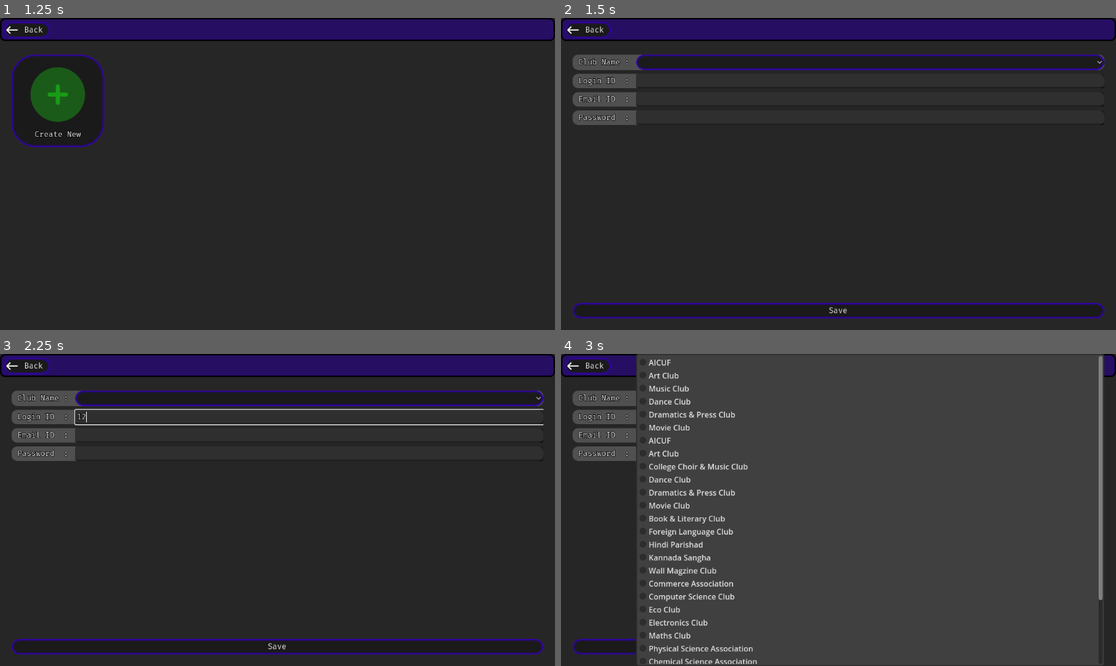
Above: before the commit, frames 1-4 (two rows, left to right).
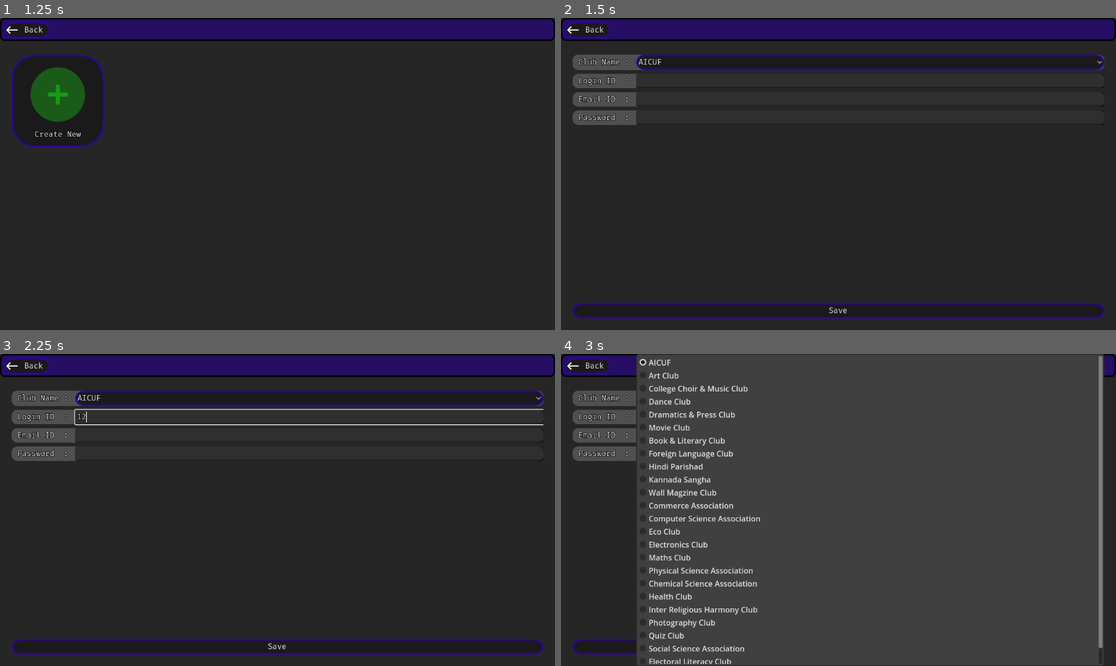
Above: after the commit, the same moments.

Repository: master172/admindashboard
Game: Godot game, scene res://src/Main/Main.tscn
Two runs of this game, one before a commit and one after it. Both use one fixed random seed, a clock stepped at 60 frames per second and the inputs below.
Inputs (mouse positions are in pixels of both pictures, inside the frame that each line leads up to):
- Up to frame 1 (1.25 s): click (55, 102) at 0.5 s
- Up to frame 2 (1.5 s): click (616, 102) at 1.25 s
- Up to frame 3 (2.25 s): click (310, 416) at 2.02 s; type "12" at 2.1 s
- Up to frame 4 (3 s): click (871, 435) at 2.25 s; type "12" at 2.33 s; click (871, 453) at 2.48 s; type "12" at 2.57 s; click (871, 397) at 2.75 s

Frame 1 is identical in both runs. In frame 2, less than 0.1% of the frame differs, in the area x 14-19%, y 13-15%; in frame 3, less than 0.1%; in frame 4, 3.3%, in the area x 14-98%, y 1-100%.

Commit message:
change hosts internal recognization

Diff:
--- a/Resources/club_names.json
+++ b/Resources/club_names.json
@@ -11,7 +11,7 @@
 	"Kannada Sangha": 9,
 	"Wall Magzine Club": 10,
 	"Commerce Association": 11,
-	"Computer Science Club": 12,
+	"Computer Science Association": 12,
 	"Eco Club": 13,
 	"Electronics Club": 14,
 	"Maths Club": 15,
@@ -22,5 +22,6 @@
 	"Photography Club": 20,
 	"Quiz Club": 21,
 	"Social Science Association": 22,
-	"Electoral Literacy Club": 23
+	"Electoral Literacy Club": 23,
+	"Exclusives":24
 }
--- a/src/Main/create_host.gd
+++ b/src/Main/create_host.gd
@@ -23,20 +23,25 @@
 }
 
 var data:Dictionary = {
+	"user_uid":"",
 	"club_name":"",
 	"login_id":"",
 	"email_id":"",
 	"password":"",
 }
 
+var selected_host:String = ""
+
 func _ready() -> void:
-	if Utils.selected_host.is_empty() == false:
-		var selected_club = Utils.selected_host.get_front()
-		get_host(selected_club)
-
 	var club_names = json_loader.load_json_as_dict(CLUB_FILE)
 	for i in club_names.keys():
 		club_name.add_item(i)
+
+	if Utils.selected_host.is_empty() == false:
+		selected_host = Utils.selected_host.get_front()
+		get_host(selected_host)
+
+
 
 func _on_back_pressed() -> void:
 	var HostsManager:PackedScene = load("res://src/Main/manage_hosts.tscn")
@@ -77,6 +82,7 @@
 	for i:Node in fields:
 		data[field_map[i]] = i.text if Utils.has_property(i,"text") else i.get_item_text(i.selected)
 
+	data["user_uid"] = selected_host if selected_host != "" else ""
 	create_host(data)
 
 
--- a/src/Main/create_host.tscn
+++ b/src/Main/create_host.tscn
@@ -88,19 +88,6 @@
 [node name="club_name" type="OptionButton" parent="VBoxContainer/MarginContainer/ScrollContainer/FormContainer/club_name/MarginContainer/HBoxContainer"]
 layout_mode = 2
 size_flags_horizontal = 3
-item_count = 6
-popup/item_0/text = "AICUF"
-popup/item_0/id = 0
-popup/item_1/text = "Art Club"
-popup/item_1/id = 1
-popup/item_2/text = "Music Club"
-popup/item_2/id = 2
-popup/item_3/text = "Dance Club"
-popup/item_3/id = 3
-popup/item_4/text = "Dramatics & Press Club"
-popup/item_4/id = 4
-popup/item_5/text = "Movie Club"
-popup/item_5/id = 5
 
 [node name="LoginId" type="PanelContainer" parent="VBoxContainer/MarginContainer/ScrollContainer/FormContainer"]
 layout_mode = 2
--- a/src/Main/manage_hosts.gd
+++ b/src/Main/manage_hosts.gd
@@ -4,7 +4,7 @@
 
 @onready var items: FlowContainer = $VBoxContainer/MarginContainer/ScrollContainer/Items
 
-var hosts:Array = []
+var hosts:Dictionary = {}
 
 func _ready() -> void:
 	get_all_hosts()
@@ -20,18 +20,18 @@
 
 func _on_hosts_completed(result: int, response_code: int, headers: PackedStringArray, body: PackedByteArray) -> void:
 	if response_code == 200:
-		var data:Array = JSON.parse_string(body.get_string_from_utf8())
+		var data:Dictionary = JSON.parse_string(body.get_string_from_utf8())
 		hosts = data
 		add_host_managers()
 	else:
 		push_error("request failed response code: ",response_code)
 
 func add_host_managers():
-	for i in hosts:
+	for i in hosts.keys():
 		var button = HOST_BUTTON.instantiate()
 		button.string_identifier = i
 		button.pressed.connect(self._on_host_button_pressed.bind(button.string_identifier))
-		button.Text = i
+		button.Text = hosts[i]
 		items.add_child(button)
 
 
